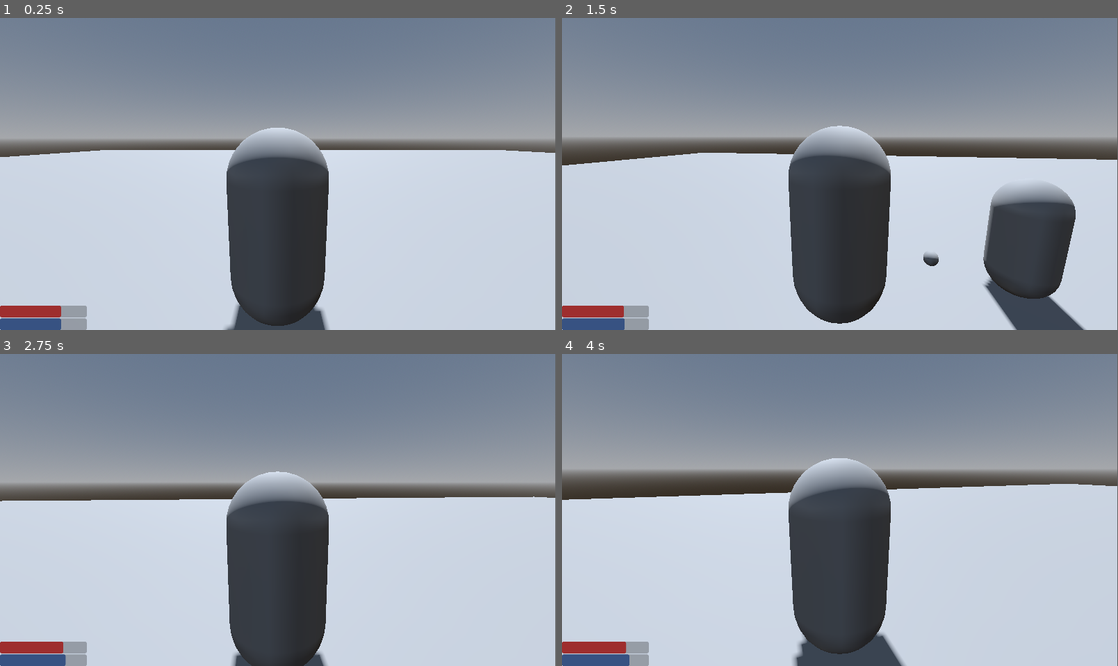
Above: before the commit, frames 1-4 (two rows, left to right).
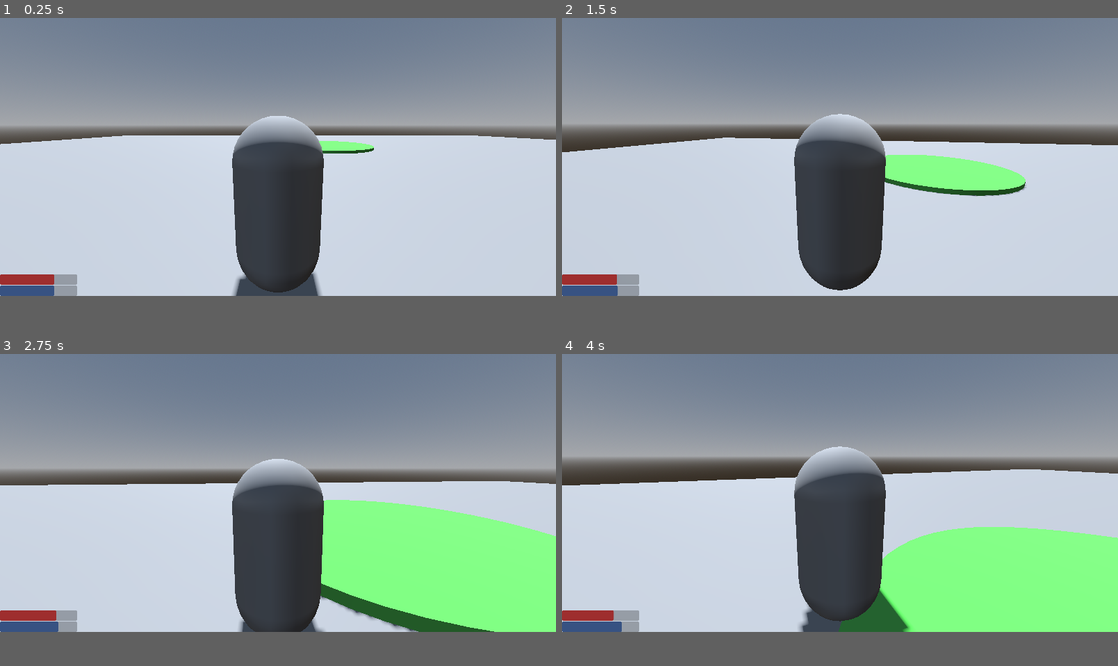
Above: after the commit, the same moments.

Repository: userext122021/godot_rpg_project
Game: Godot game, scene res://main.tscn
The game is run twice, just before and just after one commit, with the same random seed, the same clock (stepped at 60 frames per second) and the same inputs.
Inputs (mouse positions are in pixels of both pictures, inside the frame that each line leads up to):
- Up to frame 1 (0.25 s): no input
- Up to frame 2 (1.5 s): tap Enter at 0.5 s; move the mouse to (867, 174) at 0.52 s; press the mouse at (867, 174) at 0.53 s; hold W (move_forward) from 0.53 s (still down); tap Space (jump) at 0.77 s; move the mouse to (812, 174) at 1.27 s; release the mouse at (812, 174) at 1.28 s; tap E (interact) at 1.35 s
- Up to frame 3 (2.75 s): keep holding W (move_forward); tap Space (jump) at 1.52 s; move the mouse to (289, 503) at 2.02 s; hold Shift (run) from 2.03 s (still down)
- Up to frame 4 (4 s): keep holding W (move_forward); move the mouse to (834, 516) at 2.77 s; release Shift (run) at 2.78 s; click (834, 516) at 2.85 s; tap Space (jump) at 3.02, 3.77 s; move the mouse to (878, 513) at 3.52 s; tap E (interact) at 3.6 s
The window is 799x449 before the commit and 800x400 after it. Grey fills any space a smaller window leaves; there, only what the larger window draws over its background counts as a difference.

The runs differ from the first frame. In frame 1, 13% of the frame differs, in the area x 0-100%, y 0-100%; in frame 2, 24%; in frame 3, 29%; in frame 4, 36%.

Commit message:
Мелкие улучшения и опасные зоны

Diff:
--- /dev/null
+++ b/core/danger_zone/danger_zone.gd
@@ -0,0 +1,28 @@
+extends Node
+class_name DangerZone
+
+signal entity_entered(zone_type:String,entity:BaseEntity)
+signal entity_exited(zone_type:String,entity:BaseEntity)
+
+
+@export var size:Vector3=Vector3(4,4,4)
+@export var zone_type:String="unknown"
+
+func _ready() -> void:
+	update()
+
+func update():
+	var c:CylinderShape3D=$CollisionShape3D.shape
+	c.radius=max(size.x,size.z)
+
+
+func _on_body_entered(body: Node3D) -> void:
+	if body.has_node("StatsControl"):
+		entity_entered.emit(zone_type,body)
+	pass # Replace with function body.
+
+
+func _on_body_exited(body: Node3D) -> void:
+	if body.has_node("StatsControl"):
+		entity_exited.emit(zone_type,body)
+	pass # Replace with function body.
--- /dev/null
+++ b/core/danger_zone/danger_zone.tscn
@@ -0,0 +1,17 @@
+[gd_scene load_steps=3 format=3 uid="uid://1jvn5h23ufor"]
+
+[ext_resource type="Script" uid="uid://q28ajslkhcct" path="res://core/danger_zone/danger_zone.gd" id="1_h5qe8"]
+
+[sub_resource type="CylinderShape3D" id="CylinderShape3D_amdu7"]
+height = 0.2
+radius = 4.0
+
+[node name="DangerZone" type="Area3D"]
+script = ExtResource("1_h5qe8")
+
+[node name="CollisionShape3D" type="CollisionShape3D" parent="."]
+transform = Transform3D(1, 0, 0, 0, 1, 0, 0, 0, 1, 0, 0.10000001, 0)
+shape = SubResource("CylinderShape3D_amdu7")
+
+[connection signal="body_entered" from="." to="." method="_on_body_entered"]
+[connection signal="body_exited" from="." to="." method="_on_body_exited"]
--- a/core/entities/base_entity.gd
+++ b/core/entities/base_entity.gd
@@ -29,6 +29,7 @@
 	$MeshInstance3D.mesh=$MeshInstance3D.mesh.duplicate()
 	$CollisionShape3D.shape=$CollisionShape3D.shape.duplicate()
 	stats.data=stats_data.duplicate()
+	stats_data=stats.data
 	pass
 func _physics_process(delta: float) -> void:
 	pass
--- a/core/entities/base_player/base_player.gd
+++ b/core/entities/base_player/base_player.gd
@@ -98,4 +98,4 @@
 
 	move_and_slide()
 	update_state()
-	stats.regen(delta)
+	stats.update(delta)
--- a/core/entities/spawner.gd
+++ b/core/entities/spawner.gd
@@ -5,6 +5,7 @@
 @export var is_active:bool=true
 @export var spawn_interval:float=10.0
 @export var scene:PackedScene
+@export var probability:float=1.0
 var spawned_object:Node3D=null
 var player_body:Node3D=null
 var spawner_timer:float=0
@@ -15,6 +16,8 @@
 	shape.radius=radius
 
 func spawn():
+	if randf()>probability:
+		return
 	if not is_active:
 		return
 	if not player_body:
--- a/core/entities/stats_control.gd
+++ b/core/entities/stats_control.gd
@@ -18,8 +18,10 @@
 	return damage
 
 func update(delta:float):
+	regen(delta)
 	pass
-
+func update_states(delta:float):
+	pass
 func regen(delta):
 	if data.hp<data.max_hp:
 		data.hp+=data.regen_hp_per_second*delta
--- a/examples/example_scene/example_scene.tscn
+++ b/examples/example_scene/example_scene.tscn
@@ -13,6 +13,8 @@
 [ext_resource type="PackedScene" uid="uid://dixyvmip4sn7o" path="res://debug/debug_enemy.tscn" id="10_wvpry"]
 [ext_resource type="PackedScene" uid="uid://djphclfgekh58" path="res://examples/example_scene/example_player.tscn" id="11_kwhvy"]
 [ext_resource type="Script" uid="uid://cfm5bwss6j1sn" path="res://core/pickable/pickable_data.gd" id="11_wvpry"]
+[ext_resource type="Script" uid="uid://b6t64k0fhud4y" path="res://examples/example_scene/toxic_puddle.gd" id="14_eucu4"]
+[ext_resource type="PackedScene" uid="uid://1jvn5h23ufor" path="res://core/danger_zone/danger_zone.tscn" id="15_uyenh"]
 
 [sub_resource type="ProceduralSkyMaterial" id="ProceduralSkyMaterial_wh25s"]
 
@@ -63,6 +65,15 @@
 interactable_category = "workbench"
 metadata/_custom_type_script = "uid://d02ghumma662r"
 
+[sub_resource type="StandardMaterial3D" id="StandardMaterial3D_8hg7t"]
+albedo_color = Color(0.3647059, 0.8235294, 0.32941177, 1)
+
+[sub_resource type="CylinderMesh" id="CylinderMesh_bkfou"]
+material = SubResource("StandardMaterial3D_8hg7t")
+top_radius = 4.0
+bottom_radius = 4.0
+height = 0.2
+
 [node name="ExampleScene" type="Node3D"]
 script = ExtResource("1_n2gaa")
 
@@ -110,10 +121,27 @@
 data = SubResource("Resource_eucu4")
 
 [node name="Spawner" parent="." instance=ExtResource("9_5j028")]
-transform = Transform3D(1, 0, 0, 0, 1, 0, 0, 0, 1, 0, 0, -7)
-spawn_interval = 1.0
+transform = Transform3D(1, 0, 0, 0, 1, 0, 0, 0, 1, 13, 0, -23)
+spawn_interval = 40.0
 scene = ExtResource("10_wvpry")
+probability = 0.5
+
+[node name="ToxicPuddle" type="MeshInstance3D" parent="."]
+transform = Transform3D(1, 0, 0, 0, 1, 0, 0, 0, 1, 0, 0, -14)
+script = ExtResource("14_eucu4")
+
+[node name="DangerZone" parent="ToxicPuddle" instance=ExtResource("15_uyenh")]
+
+[node name="MeshInstance3D" type="MeshInstance3D" parent="ToxicPuddle"]
+transform = Transform3D(1, 0, 0, 0, 1, 0, 0, 0, 1, 0, 0.1, 0)
+mesh = SubResource("CylinderMesh_bkfou")
+
+[node name="Timer" type="Timer" parent="ToxicPuddle"]
+autostart = true
 
 [connection signal="item_used" from="ExamplePlayer/Inventory" to="ExamplePlayer" method="_on_inventory_item_used"]
+[connection signal="entity_entered" from="ToxicPuddle/DangerZone" to="ToxicPuddle" method="_on_danger_zone_entity_entered"]
+[connection signal="entity_exited" from="ToxicPuddle/DangerZone" to="ToxicPuddle" method="_on_danger_zone_entity_exited"]
+[connection signal="timeout" from="ToxicPuddle/Timer" to="ToxicPuddle" method="_on_timer_timeout"]
 
 [editable path="ExamplePlayer"]
--- /dev/null
+++ b/examples/example_scene/toxic_puddle.gd
@@ -0,0 +1,24 @@
+extends MeshInstance3D
+
+@export var damage:float=7.0
+var entities=[]
+
+func _on_danger_zone_entity_entered(zone_type: String, entity: BaseEntity) -> void:
+	entities.push_back(entity)
+	pass # Replace with function body.
+
+
+func _on_danger_zone_entity_exited(zone_type: String, entity: BaseEntity) -> void:
+	if entities.has(entity):
+		for i in range(entities.size()):
+			if entities[i]==entity:
+				entities.remove_at(i)
+				return
+	pass # Replace with function body.
+
+
+func _on_timer_timeout() -> void:
+	for e in entities:
+		if e.has_method("take_damage"):
+			e.take_damage(damage)
+	pass # Replace with function body.
--- a/project.godot
+++ b/project.godot
@@ -17,7 +17,7 @@
 
 [display]
 
-window/size/viewport_width=1920
+window/size/viewport_width=2160
 window/size/viewport_height=1080
 
 [input]
Not shown, added: core/danger_zone/danger_zone.gd.uid
Not shown: 1 places in examples/example_scene/example_scene.tscn that only renumber resources
Not shown, added: examples/example_scene/toxic_puddle.gd.uid
